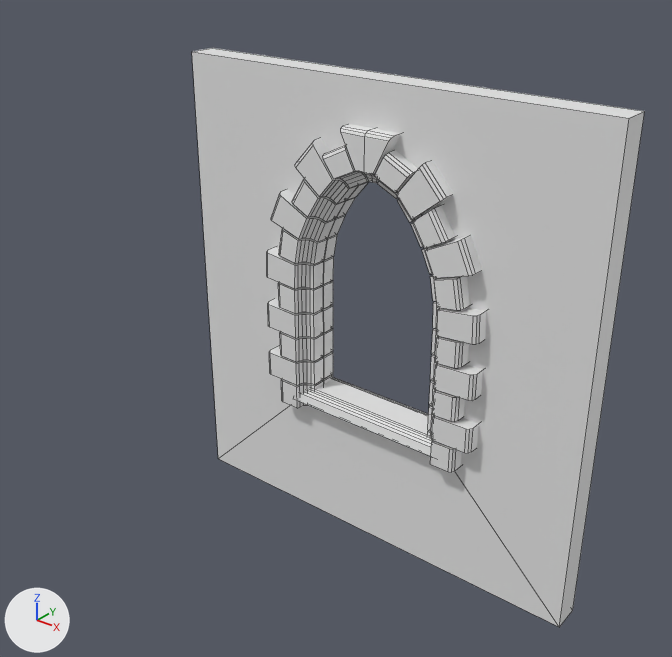
The Blender file Assets/Meshes/Window.blend as it was, and as the next commit left it.
Rendered twice from a 50 mm camera at (6.24, -5.78, 5.38) aimed at (1.42, 0.25, 1.64). Lighting does not change. The marker at lower left points along +X, +Y and +Z. Mesh edges are drawn as thin lines.

Names of what the first picture shows: 'LOD_B_Window'.
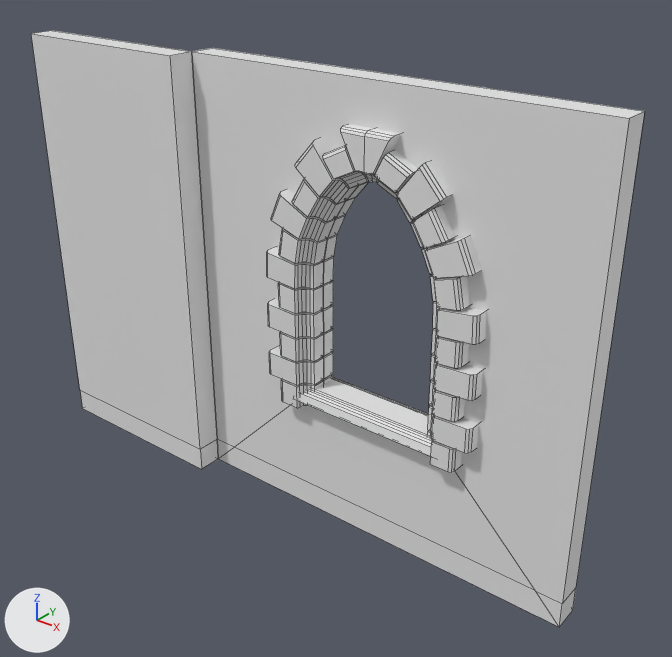
Where the change shows, as pixel boxes [x1, y1, x2, y2] in the pictures (672 x 657 px):
'LOD_A_Half_Wall', added
    after: [31, 30, 218, 469]
part 1 of me_lod_b_window, built on
    both: [192, 52, 644, 609]

Edits to the bpy script that builds the scene:
```text
Change me_lod_b_window:
    used by ob_lod_b_window; location = (0.0, 0.0, 0.0)
    remove me_lod_b_window.from_pydata(...)  # 1096 vertices, 659 faces; spans x 0.0..4.0, y -0.13..0.38, z -0.25..4.0
    add me_lod_b_window.from_pydata(...)  # 1104 vertices, 667 faces; spans x 0.0..4.0, y -0.13..0.38, z -0.25..4.0
    me_lod_b_window part 1
    6 faces are deleted
    8 vertices are added at x 0.0..4.0, y 0.0..0.25, z 0.0
    14 new faces join them, mat_bricks
Add me_lod_a_half_wall:
    me_lod_a_half_wall.from_pydata([(-2.0, 0.0, 0.0), (0.0, 0.0, 0.0), (-2.0, -0.25, 0.0), (0.0, -0.25, 0.0), (-2.0, 0.0, 4.0), (0.0, 0.0, 4.0), (-2.0, -0.25, 4.0), (0.0, -0.25, 4.0), (-2.0, 0.0, -0.25), (0.0, 0.0, -0.25), (-2.0, -0.25, -0.25), (0.0, -0.25, -0.25)], [], [(2, 0, 8, 10), (4, 6, 7, 5), (0, 4, 5, 1), (2, 6, 4, 0), (3, 7, 6, 2), (1, 5, 7, 3), (8, 9, 11, 10), (3, 2, 10, 11), (1, 3, 11, 9), (0, 1, 9, 8)])
    me_lod_a_half_wall.materials.append(mat_bricks)
Add ob_lod_a_half_wall:
    ob_lod_a_half_wall = bpy.data.objects.new('LOD_A_Half_Wall', me_lod_a_half_wall)
    ob_lod_a_half_wall.location = (0.0, 0.0, 0.0)
```
